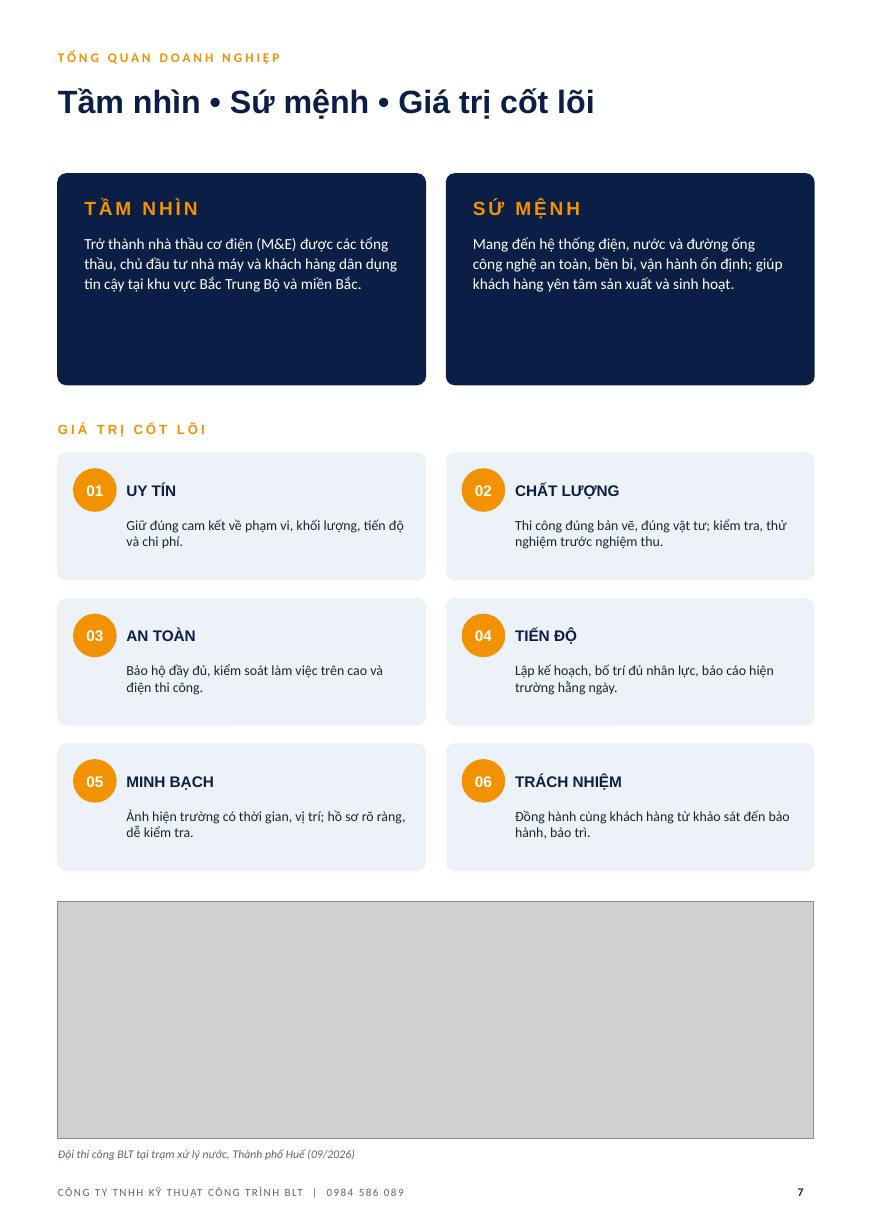
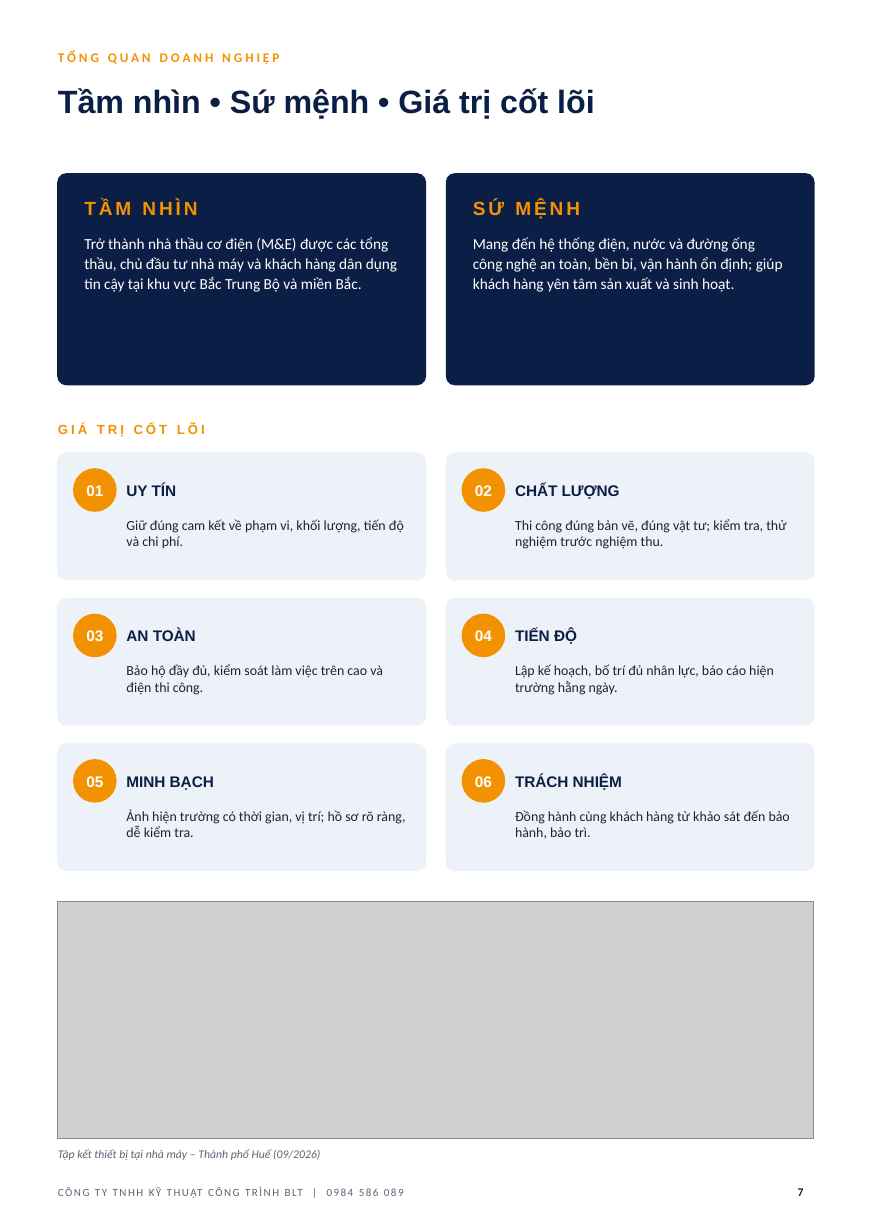
Before and after one commit to haquyenkl2-sys/C-NG-TY-CP-TH-NG-M-I-T-NG-H-P-MINH-PH-T, a slide deck: slide 7 of ho-so-nang-luc-BLT/HO_SO_NANG_LUC_BLT.pptx. Drawn at 872x1232 pixels with LibreOffice and Linux fonts; fonts in the diff are those of the drawing; grey boxes stand for pictures; background and template pictures are left out. Boxes give left, top, right and bottom in pixels: in the first picture for what was removed or moved away, otherwise in the second. Text is boxed around its words. In the diff, an @@ line names an element or a change of style, - is before the commit and + after.

```diff
--- a/ho-so-nang-luc-BLT/HO_SO_NANG_LUC_BLT.pptx
+++ b/ho-so-nang-luc-BLT/HO_SO_NANG_LUC_BLT.pptx
@@ text at (58,1149,320,1160): text changed @@
-Đội thi công BLT tại trạm xử lý nước, Thành phố Huế (09/2026)
+Tập kết thiết bị tại nhà máy – Thành phố Huế (09/2026)
```
Also in this commit, not shown: 18 other slides changed, 4 other files.
